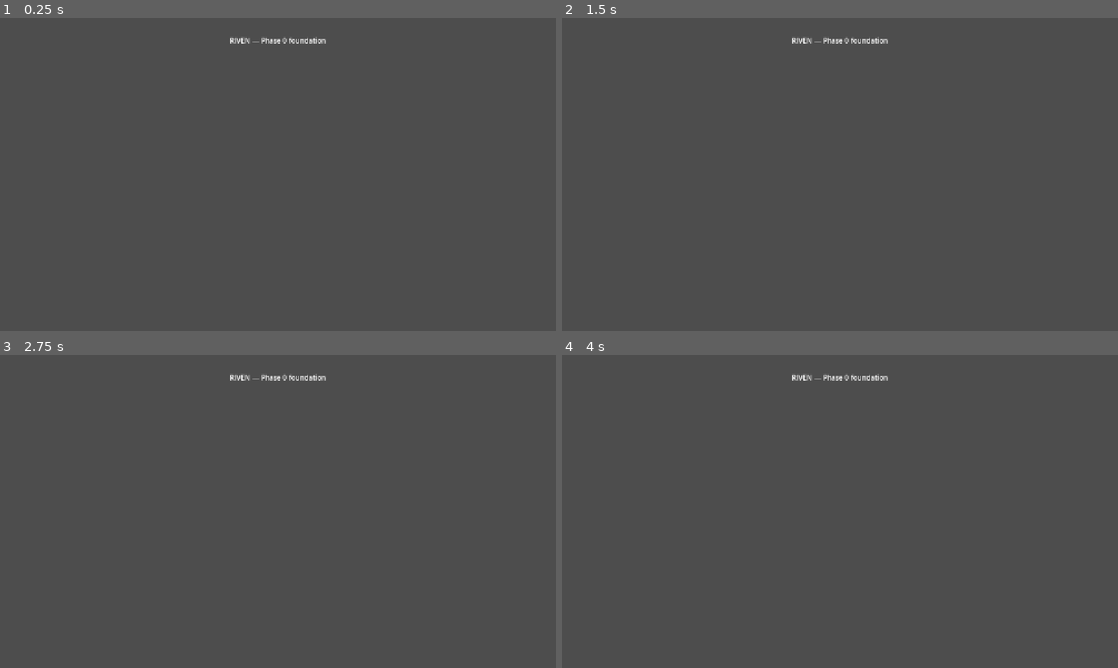
Above: before the commit, frames 1-4 (two rows, left to right).
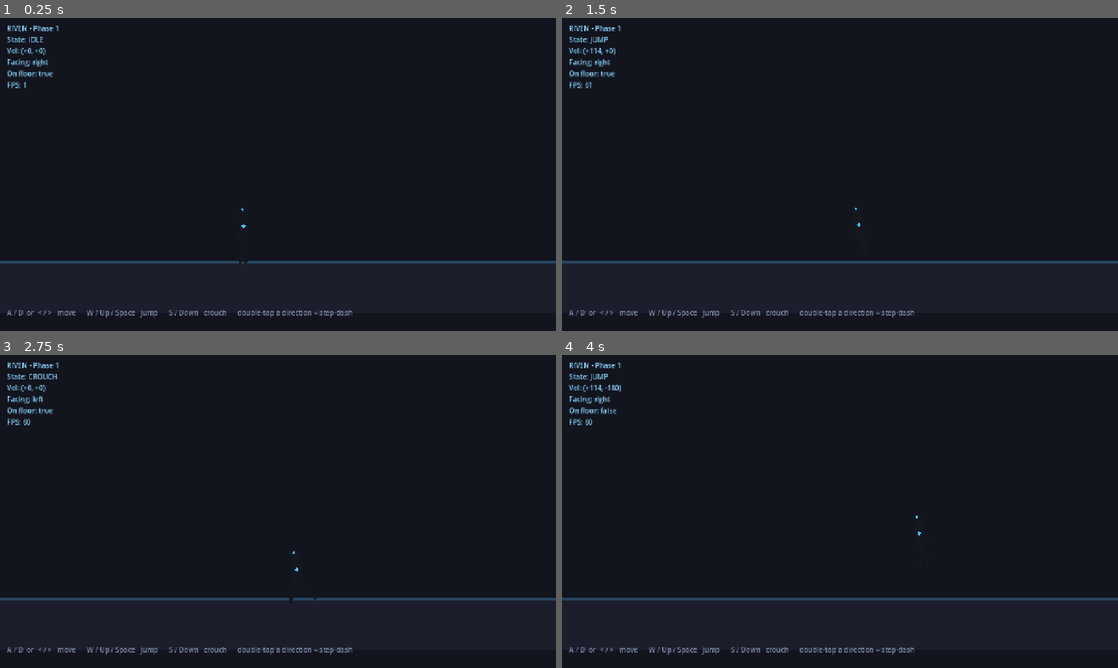
Above: after the commit, the same moments.

Repository: RJL-Marquez/RIVEN
Game: Godot game, scene res://scenes/Arena.tscn
Same seed, same stepped clock (60 frames per second), same inputs: the game is played once before the commit and once after it. Before the commit the project starts from res://scenes/Main.tscn.
Inputs:
- Up to frame 1 (0.25 s): no input
- Up to frame 2 (1.5 s): tap Enter at 0.5 s; hold D (move_right) from 0.53 s (still down); tap J (attack) at 0.6 s; tap W (jump) at 0.77, 1.07 s; tap L (block) at 0.8, 1.35 s
- Up to frame 3 (2.75 s): tap W (jump) at 1.52, 1.82, 2.3 s; tap S (crouch) at 1.55 s; release D (move_right) at 2.03 s; hold A (move_left) from 2.03 s (still down); hold S (crouch) from 2.03 s (still down)
- Up to frame 4 (4 s): release A (move_left) at 2.78 s; release S (crouch) at 2.78 s; hold D (move_right) from 2.78 s (still down); tap W (jump) at 2.85, 3.02, 3.32, 3.77 s; tap J (attack) at 3.05, 3.6 s; tap L (block) at 3.8 s

The runs differ from the first frame. In frame 1, 100% of the frame differs, in the area x 0-100%, y 0-100%; in frame 2, 100%; in frame 3, 100%; in frame 4, 100%.

Commit message:
Phase 1: movable fighter
Add the first playable fighter with grounded, deliberate movement and a
tactical double-tap step-dash, in the Shadow Fight 2 tradition.

- FighterRig: procedural segment-based bone rig (parented Node2D "bones"
  with dark silhouette capsule limbs + per-fighter accent color); poses
  driven by lightweight procedural animation (idle/walk/crouch/jump/dash/land)
- Fighter: input-buffered state machine (idle/walk/crouch/jump/dash/land)
  with gravity, low hop, air control, facing flip, and a committed step-dash
  (burst + locked recovery) on double-tap
- All feel values exported for live tuning
- Arena test scene with ground, camera, and a live debug readout
- Main scene now points at the arena

Co-Authored-By: Claude Opus 4.8 <noreply@anthropic.com>

Diff:
--- /dev/null
+++ b/actors/fighter/Fighter.tscn
@@ -0,0 +1,20 @@
+[gd_scene load_steps=4 format=3]
+
+[ext_resource type="Script" path="res://actors/fighter/fighter.gd" id="1"]
+[ext_resource type="Script" path="res://actors/fighter/fighter_rig.gd" id="2"]
+
+[sub_resource type="CapsuleShape2D" id="cap"]
+radius = 16.0
+height = 100.0
+
+[node name="Fighter" type="CharacterBody2D"]
+script = ExtResource("1")
+
+[node name="CollisionShape2D" type="CollisionShape2D" parent="."]
+position = Vector2(0, -50)
+shape = SubResource("cap")
+
+[node name="Rig" type="Node2D" parent="."]
+position = Vector2(0, -60)
+script = ExtResource("2")
+accent_color = Color(0.286, 0.761, 1, 1)
--- /dev/null
+++ b/actors/fighter/fighter.gd
@@ -0,0 +1,151 @@
+class_name Fighter
+extends CharacterBody2D
+## Phase 1 fighter: grounded, deliberate movement with a tactical step-dash.
+##
+## An input-buffered state machine drives movement and tells the rig which pose
+## to play. Combat states (attack / block / hit / KO) slot into the same enum
+## and match block in later phases without restructuring this.
+
+@export_group("Movement feel")
+@export var walk_speed := 190.0        # deliberate, has mass
+@export var gravity := 1250.0
+@export var jump_velocity := -430.0    # low, heavy hop
+@export var air_control := 0.6         # fraction of walk_speed usable midair
+
+@export_group("Step-dash")
+@export var dash_speed := 520.0
+@export var dash_time := 0.14          # burst duration
+@export var dash_recovery := 0.18      # locked recovery after the burst (commitment)
+@export var double_tap_window := 0.22  # max gap between taps to trigger a dash
+
+@export_group("Timing")
+@export var land_time := 0.08          # brief landing recovery for weight
+
+enum State { IDLE, WALK, CROUCH, JUMP, DASH, LAND }
+
+var facing := 1          # 1 = right, -1 = left
+var state: State = State.IDLE
+
+var _state_time := 0.0
+var _dash_dir := 1
+var _time := 0.0
+var _last_tap := {-1: -999.0, 1: -999.0}
+
+@onready var rig: FighterRig = $Rig
+
+func _physics_process(delta: float) -> void:
+	_time += delta
+	_state_time += delta
+
+	if not is_on_floor():
+		velocity.y += gravity * delta
+
+	var move := Input.get_axis("move_left", "move_right")
+	_detect_dash()
+
+	match state:
+		State.IDLE: _state_idle(move)
+		State.WALK: _state_walk(move)
+		State.CROUCH: _state_crouch(move)
+		State.JUMP: _state_jump(move)
+		State.DASH: _state_dash()
+		State.LAND: _state_land()
+
+	move_and_slide()
+	_update_facing(move)
+	_update_anim()
+
+func state_name() -> String:
+	return State.keys()[state]
+
+# -------------------------------------------------------------- states ---
+
+func _state_idle(move: float) -> void:
+	velocity.x = 0.0
+	if not is_on_floor():
+		_set_state(State.JUMP); return
+	if Input.is_action_just_pressed("jump"):
+		_jump(); return
+	if Input.is_action_pressed("crouch"):
+		_set_state(State.CROUCH); return
+	if absf(move) > 0.1:
+		_set_state(State.WALK)
+
+func _state_walk(move: float) -> void:
+	if not is_on_floor():
+		_set_state(State.JUMP); return
+	if Input.is_action_just_pressed("jump"):
+		_jump(); return
+	if Input.is_action_pressed("crouch"):
+		_set_state(State.CROUCH); return
+	if absf(move) < 0.1:
+		_set_state(State.IDLE); return
+	velocity.x = move * walk_speed
+
+func _state_crouch(move: float) -> void:
+	velocity.x = 0.0
+	if not Input.is_action_pressed("crouch"):
+		_set_state(State.WALK if absf(move) > 0.1 else State.IDLE)
+
+func _state_jump(move: float) -> void:
+	velocity.x = move * walk_speed * air_control
+	if is_on_floor() and velocity.y >= 0.0:
+		_set_state(State.LAND)
+
+func _state_dash() -> void:
+	# Commit: a quick burst, then a locked recovery you cannot act out of.
+	if _state_time <= dash_time:
+		velocity.x = _dash_dir * dash_speed
+	elif _state_time <= dash_time + dash_recovery:
+		velocity.x = 0.0
+	else:
+		_set_state(State.IDLE)
+
+func _state_land() -> void:
+	velocity.x = 0.0
+	if _state_time >= land_time:
+		_set_state(State.IDLE)
+
+# -------------------------------------------------------------- helpers ---
+
+func _jump() -> void:
+	velocity.y = jump_velocity
+	_set_state(State.JUMP)
+
+func _set_state(s: State) -> void:
+	state = s
+	_state_time = 0.0
+
+func _detect_dash() -> void:
+	# Double-tap a direction (while grounded) to step-dash. Not during a dash,
+	# its recovery, or a landing.
+	if state == State.DASH or state == State.LAND or not is_on_floor():
+		return
+	for dir in [-1, 1]:
+		var action := "move_left" if dir == -1 else "move_right"
+		if Input.is_action_just_pressed(action):
+			if _time - _last_tap[dir] <= double_tap_window:
+				_start_dash(dir)
+			_last_tap[dir] = _time
+
+func _start_dash(dir: int) -> void:
+	_dash_dir = dir
+	facing = dir
+	velocity.x = dir * dash_speed
+	_set_state(State.DASH)
+
+func _update_facing(move: float) -> void:
+	if state == State.DASH:
+		facing = _dash_dir
+	elif (state == State.WALK or state == State.JUMP) and absf(move) > 0.1:
+		facing = -1 if move < 0.0 else 1
+	rig.scale.x = facing
+
+func _update_anim() -> void:
+	match state:
+		State.WALK: rig.set_anim("walk")
+		State.CROUCH: rig.set_anim("crouch")
+		State.JUMP: rig.set_anim("jump")
+		State.DASH: rig.set_anim("dash")
+		State.LAND: rig.set_anim("land")
+		_: rig.set_anim("idle")
--- /dev/null
+++ b/actors/fighter/fighter_rig.gd
@@ -0,0 +1,208 @@
+class_name FighterRig
+extends Node2D
+## A segment-based bone rig for a RIVEN fighter.
+##
+## The skeleton is built procedurally from BONES: each entry is a Node2D "bone"
+## whose limb is drawn as a dark capsule along the bone's local +X axis. Child
+## bones attach at the parent's tip, so rotating a bone swings everything below
+## it. This is the hard-segment equivalent of a Skeleton2D cutout rig and is
+## ideal for silhouette limbs; detailed art can be skinned onto the same bones
+## later, and weapons attach to a hand bone.
+##
+## Poses are driven by set_anim(): each animation returns per-bone angle offsets
+## (degrees) from the rest pose, which are smoothed toward every frame.
+
+@export var body_color: Color = Color("#15171f")
+@export var accent_color: Color = Color("#49c2ff")
+
+# name, parent (""=rig root), pos (offset from parent origin), rest angle (deg),
+# limb length, limb width. Angles: 0 = local +X; +90 points down (+Y).
+const BONES := [
+	{"name": "pelvis",          "parent": "",               "pos": Vector2.ZERO,   "rest": 0.0,   "len": 0.0,  "w": 0.0},
+	{"name": "torso",           "parent": "pelvis",         "pos": Vector2.ZERO,   "rest": -90.0, "len": 44.0, "w": 20.0},
+	{"name": "upper_arm_back",  "parent": "torso",          "pos": Vector2(38, 0), "rest": 185.0, "len": 22.0, "w": 7.0},
+	{"name": "lower_arm_back",  "parent": "upper_arm_back", "pos": Vector2(22, 0), "rest": 8.0,   "len": 20.0, "w": 6.0},
+	{"name": "upper_arm_front", "parent": "torso",          "pos": Vector2(38, 0), "rest": 175.0, "len": 22.0, "w": 7.0},
+	{"name": "lower_arm_front", "parent": "upper_arm_front","pos": Vector2(22, 0), "rest": 8.0,   "len": 20.0, "w": 6.0},
+	{"name": "upper_leg_back",  "parent": "pelvis",         "pos": Vector2.ZERO,   "rest": 95.0,  "len": 30.0, "w": 9.0},
+	{"name": "lower_leg_back",  "parent": "upper_leg_back", "pos": Vector2(30, 0), "rest": 0.0,   "len": 30.0, "w": 8.0},
+	{"name": "upper_leg_front", "parent": "pelvis",         "pos": Vector2.ZERO,   "rest": 85.0,  "len": 30.0, "w": 9.0},
+	{"name": "lower_leg_front", "parent": "upper_leg_front","pos": Vector2(30, 0), "rest": 0.0,   "len": 30.0, "w": 8.0},
+]
+
+var bones := {}       # name -> Node2D
+var rest_rot := {}    # name -> float (radians)
+
+var _anim := "idle"
+var _phase := 0.0
+var _offsets := {}    # name -> current applied offset (deg)
+var _vert := 0.0
+var _base_y := 0.0
+
+func _ready() -> void:
+	_base_y = position.y
+	_build()
+
+func set_anim(anim_name: String) -> void:
+	_anim = anim_name
+
+func _process(delta: float) -> void:
+	_phase += delta
+	var targets := _targets_for(_anim, _phase)
+	var k := clampf(delta * 14.0, 0.0, 1.0)
+	for name in bones.keys():
+		if not rest_rot.has(name):
+			continue
+		var cur: float = _offsets.get(name, 0.0)
+		var tgt: float = targets.get(name, 0.0)
+		cur = lerp(cur, tgt, k)
+		_offsets[name] = cur
+		bones[name].rotation = rest_rot[name] + deg_to_rad(cur)
+	_vert = lerp(_vert, _vert_for(_anim), clampf(delta * 12.0, 0.0, 1.0))
+	position.y = _base_y + _vert
+
+# ---------------------------------------------------------------- building ---
+
+func _build() -> void:
+	for b in BONES:
+		var node := Node2D.new()
+		node.name = b["name"]
+		var parent_node: Node2D = self if b["parent"] == "" else bones[b["parent"]]
+		parent_node.add_child(node)
+		node.position = b["pos"]
+		node.rotation = deg_to_rad(b["rest"])
+		bones[b["name"]] = node
+		rest_rot[b["name"]] = node.rotation
+		if b["len"] > 0.0:
+			var poly := Polygon2D.new()
+			poly.polygon = _capsule(b["len"], b["w"])
+			poly.color = body_color
+			poly.z_as_relative = false
+			poly.z_index = _z_for(b["name"])
+			node.add_child(poly)
+	_decorate()
+
+func _decorate() -> void:
+	# Hip fill so the pelvis joint doesn't look hollow.
+	_add_poly(bones["pelvis"], _circle(11.0, Vector2.ZERO), body_color, 4)
+	# Head on the torso tip, with an accent eye.
+	var head := Node2D.new()
+	head.name = "head"
+	bones["torso"].add_child(head)
+	head.position = Vector2(44, 0)
+	bones["head"] = head
+	rest_rot["head"] = 0.0
+	_add_poly(head, _circle(11.0, Vector2(12, 0)), body_color, 13)
+	_add_poly(head, _circle(2.6, Vector2(16, -3)), accent_color, 22)
+	# Accent "core" gem on the chest — the per-fighter identity color.
+	_add_poly(bones["torso"], PackedVector2Array([
+		Vector2(22, -4), Vector2(28, 0), Vector2(22, 4), Vector2(16, 0)
+	]), accent_color, 23)
+
+func _add_poly(parent_node: Node2D, points: PackedVector2Array, color: Color, z: int) -> void:
+	var poly := Polygon2D.new()
+	poly.polygon = points
+	poly.color = color
+	poly.z_as_relative = false
+	poly.z_index = z
+	parent_node.add_child(poly)
+
+func _z_for(name: String) -> int:
+	if "back" in name:
+		return 0
+	if "front" in name:
+		return 10
+	return 5  # torso / pelvis
+
+# --------------------------------------------------------------- geometry ---
+
+func _capsule(length: float, width: float) -> PackedVector2Array:
+	var r := width * 0.5
+	var pts := PackedVector2Array()
+	var segs := 6
+	for i in range(segs + 1):  # start cap
+		var a := PI * 0.5 + PI * float(i) / segs
+		pts.append(Vector2(cos(a), sin(a)) * r)
+	for i in range(segs + 1):  # end cap
+		var a := -PI * 0.5 + PI * float(i) / segs
+		pts.append(Vector2(length, 0) + Vector2(cos(a), sin(a)) * r)
+	return pts
+
+func _circle(r: float, center: Vector2) -> PackedVector2Array:
+	var pts := PackedVector2Array()
+	for i in range(16):
+		var a := TAU * float(i) / 16.0
+		pts.append(center + Vector2(cos(a), sin(a)) * r)
+	return pts
+
+# -------------------------------------------------------------- poses ---
+
+func _targets_for(anim: String, t: float) -> Dictionary:
+	match anim:
+		"walk":
+			var sw := sin(t * 9.0)
+			return {
+				"upper_leg_back": sw * 24.0,
+				"upper_leg_front": -sw * 24.0,
+				"lower_leg_back": clampf(-sw, 0.0, 1.0) * 26.0 + 6.0,
+				"lower_leg_front": clampf(sw, 0.0, 1.0) * 26.0 + 6.0,
+				"upper_arm_back": -sw * 16.0,
+				"upper_arm_front": sw * 16.0,
+				"lower_arm_back": 6.0,
+				"lower_arm_front": 6.0,
+				"torso": 3.0,
+			}
+		"crouch":
+			return {
+				"torso": 16.0,
+				"upper_leg_back": 28.0,
+				"upper_leg_front": -28.0,
+				"lower_leg_back": 26.0,
+				"lower_leg_front": 26.0,
+				"upper_arm_back": -10.0,
+				"upper_arm_front": -10.0,
+			}
+		"jump":
+			return {
+				"upper_leg_back": -22.0,
+				"upper_leg_front": -30.0,
+				"lower_leg_back": 34.0,
+				"lower_leg_front": 40.0,
+				"upper_arm_back": -34.0,
+				"upper_arm_front": -40.0,
+				"torso": -4.0,
+			}
+		"dash":
+			return {
+				"torso": 20.0,
+				"upper_leg_back": 30.0,
+				"upper_leg_front": -26.0,
+				"lower_leg_back": 10.0,
+				"lower_leg_front": 18.0,
+				"upper_arm_back": 22.0,
+				"upper_arm_front": -18.0,
+			}
+		"land":
+			return {
+				"torso": 10.0,
+				"upper_leg_back": 14.0,
+				"upper_leg_front": -14.0,
+				"lower_leg_back": 16.0,
+				"lower_leg_front": 16.0,
+			}
+		_:  # idle — subtle breathing + light guard
+			var br := sin(t * 2.2) * 2.0
+			return {
+				"torso": br,
+				"upper_arm_back": 4.0 + br,
+				"upper_arm_front": 4.0 - br,
+				"lower_arm_back": 8.0,
+				"lower_arm_front": 8.0,
+			}
+
+func _vert_for(anim: String) -> float:
+	match anim:
+		"crouch": return 18.0
+		"land": return 8.0
+		"jump": return -2.0
+		_: return 0.0
--- a/project.godot
+++ b/project.godot
@@ -12,7 +12,7 @@
 
 config/name="RIVEN"
 config/description="A weighty, tactical 1v1 fantasy duel fighter in the Shadow Fight tradition."
-run/main_scene="res://scenes/Main.tscn"
+run/main_scene="res://scenes/Arena.tscn"
 config/features=PackedStringArray("4.7", "GL Compatibility")
 config/icon="res://icon.svg"
 
--- /dev/null
+++ b/scenes/Arena.tscn
@@ -0,0 +1,55 @@
+[gd_scene load_steps=4 format=3]
+
+[ext_resource type="Script" path="res://scenes/arena.gd" id="1"]
+[ext_resource type="PackedScene" path="res://actors/fighter/Fighter.tscn" id="2"]
+
+[sub_resource type="RectangleShape2D" id="ground"]
+size = Vector2(1600, 120)
+
+[node name="Arena" type="Node2D"]
+script = ExtResource("1")
+
+[node name="Background" type="CanvasLayer" parent="."]
+layer = -1
+
+[node name="BG" type="ColorRect" parent="Background"]
+offset_right = 1280.0
+offset_bottom = 720.0
+color = Color(0.07, 0.08, 0.12, 1)
+
+[node name="Camera2D" type="Camera2D" parent="."]
+position = Vector2(640, 360)
+
+[node name="Ground" type="StaticBody2D" parent="."]
+position = Vector2(640, 620)
+
+[node name="GroundCol" type="CollisionShape2D" parent="Ground"]
+shape = SubResource("ground")
+
+[node name="GroundVis" type="Polygon2D" parent="Ground"]
+color = Color(0.11, 0.12, 0.17, 1)
+polygon = PackedVector2Array(-800, -60, 800, -60, 800, 60, -800, 60)
+
+[node name="GroundLine" type="Polygon2D" parent="Ground"]
+color = Color(0.286, 0.761, 1, 0.25)
+polygon = PackedVector2Array(-800, -60, 800, -60, 800, -56, -800, -56)
+
+[node name="Fighter" parent="." instance=ExtResource("2")]
+position = Vector2(560, 560)
+
+[node name="HUD" type="CanvasLayer" parent="."]
+
+[node name="Debug" type="Label" parent="HUD"]
+offset_left = 16.0
+offset_top = 12.0
+offset_right = 380.0
+offset_bottom = 140.0
+theme_override_colors/font_color = Color(0.56, 0.85, 1, 1)
+
+[node name="Hint" type="Label" parent="HUD"]
+offset_left = 16.0
+offset_top = 666.0
+offset_right = 1260.0
+offset_bottom = 710.0
+theme_override_colors/font_color = Color(0.5, 0.55, 0.66, 1)
+text = "A / D  or  < / >   move      W / Up / Space   jump      S / Down   crouch      double-tap a direction = step-dash"
--- /dev/null
+++ b/scenes/arena.gd
@@ -0,0 +1,17 @@
+extends Node2D
+## Phase 1 test arena: hosts one fighter and shows a live debug readout so we
+## can tune the movement feel.
+
+@onready var fighter: Fighter = $Fighter
+@onready var debug: Label = $HUD/Debug
+
+func _process(_delta: float) -> void:
+	if not is_instance_valid(fighter):
+		return
+	debug.text = "RIVEN - Phase 1\nState: %s\nVel: (%+.0f, %+.0f)\nFacing: %s\nOn floor: %s\nFPS: %d" % [
+		fighter.state_name(),
+		fighter.velocity.x, fighter.velocity.y,
+		("right" if fighter.facing >= 0 else "left"),
+		str(fighter.is_on_floor()),
+		Engine.get_frames_per_second(),
+	]
Not shown, added: actors/fighter/fighter.gd.uid
Not shown, added: actors/fighter/fighter_rig.gd.uid
Not shown, added: icon.svg.import
Not shown, added: scenes/arena.gd.uid
Not shown, added: tools/setup_input.gd.uid
